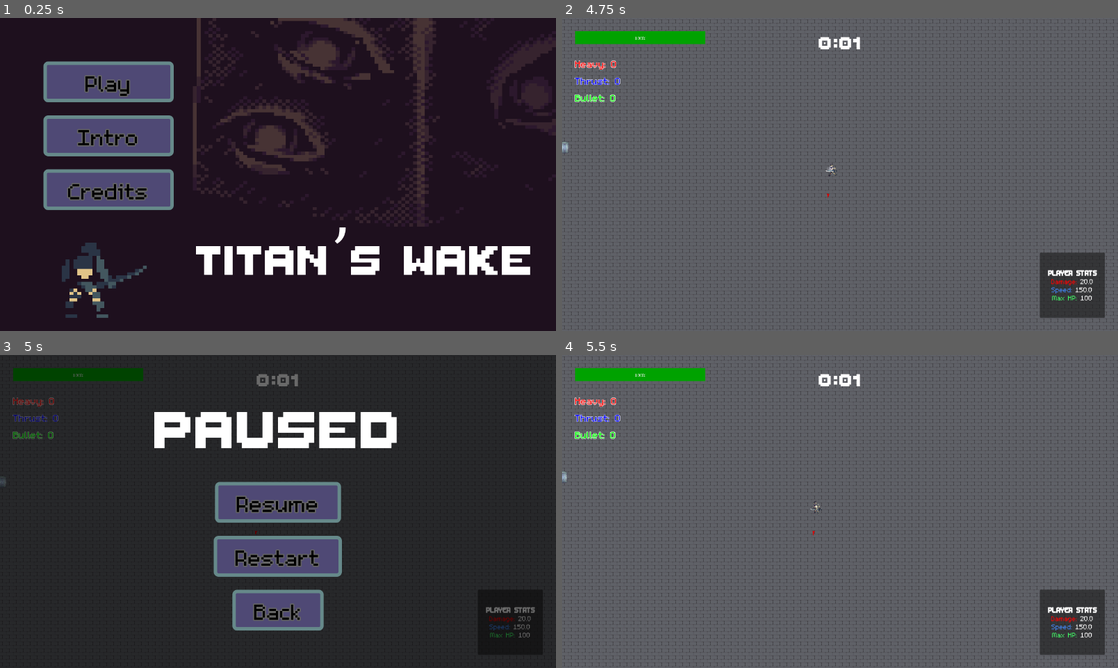
Above: before the commit, frames 1-4 (two rows, left to right).
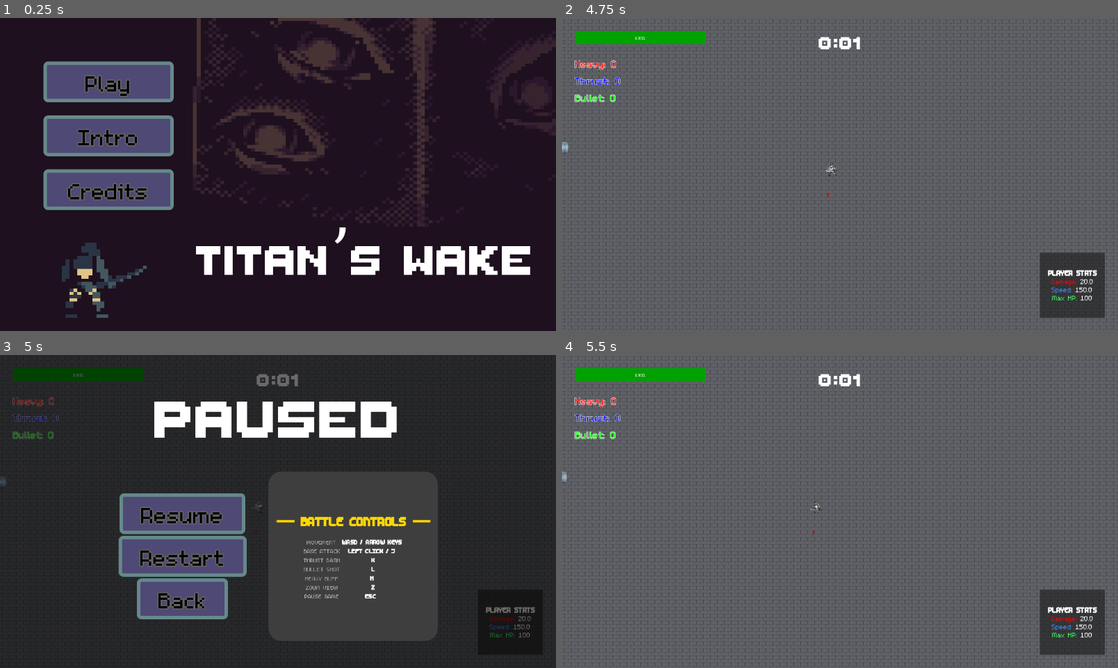
Above: after the commit, the same moments.

Repository: Sai-11011/godot-game-jam
Game: Godot game, scene res://Scenes/start_ui.tscn
Same seed, same stepped clock (60 frames per second), same inputs: the game is played once before the commit and once after it.
Inputs (mouse positions are in pixels of both pictures, inside the frame that each line leads up to):
- Up to frame 1 (0.25 s): no input
- Up to frame 2 (4.75 s): click "Play" at 0.5 s; tap Enter at 1.25 s; move the mouse to (962, 158) at 1.27 s; press the mouse at (962, 158) at 1.28 s; hold D (right) 1.28-2.03 s; move the mouse to (728, 190) at 2.02 s; release the mouse at (728, 190) at 2.03 s; hold S (down) 2.03-2.78 s; tap L (bullet) at 2.1 s; move the mouse to (895, 105) at 2.77 s; hold D (right) 2.78-3.53 s; hold H (heavy) 2.78-3.53 s; move the mouse to (812, 237) at 3.52 s; hold K (thrust) 3.53-4.28 s; tap Z (zoom) at 3.6 s; move the mouse to (1006, 221) at 4.27 s; press the mouse at (1006, 221) at 4.28 s; hold A (left) from 4.28 s (still down)
- Up to frame 3 (5 s): keep holding A (left); tap Escape (ui_cancel) at 4.9 s
- Up to frame 4 (5.5 s): release A (left) at 5 s; release the mouse at (1006, 558) at 5 s; click "Resume" at 5 s

Frames 1-2 are identical in both runs. In frame 3, 21% of the frame differs, in the area x 21-79%, y 14-92%; in frame 4, nothing differs.

Commit message:
Pause menu noe has controls

Diff:
--- a/Scenes/pause_menu.tscn
+++ b/Scenes/pause_menu.tscn
@@ -3,6 +3,13 @@
 [ext_resource type="Script" uid="uid://bhgri8wy67ax7" path="res://Scripts/pause_menu.gd" id="1_1och7"]
 [ext_resource type="FontFile" uid="uid://cgo7riob5uqxg" path="res://Assets/fonts/ThaleahFat.ttf" id="2_bpi0q"]
 [ext_resource type="Theme" uid="uid://bmun2ysgx4il8" path="res://Themes/Button.tres" id="3_vmyb1"]
+
+[sub_resource type="StyleBoxFlat" id="StyleBoxFlat_1och7"]
+bg_color = Color(0.24477637, 0.2447764, 0.24477637, 1)
+corner_radius_top_left = 30
+corner_radius_top_right = 30
+corner_radius_bottom_right = 30
+corner_radius_bottom_left = 30
 
 [node name="PauseMenu" type="CanvasLayer" unique_id=1377678887]
 process_mode = 3
@@ -37,25 +44,62 @@
 text = "PAUSED"
 horizontal_alignment = 1
 
-[node name="ResumeButton" type="Button" parent="VBoxContainer" unique_id=608501807]
+[node name="HBoxContainer" type="HBoxContainer" parent="VBoxContainer" unique_id=1187354737]
+layout_mode = 2
+theme_override_constants/separation = 50
+
+[node name="VBoxContainer" type="VBoxContainer" parent="VBoxContainer/HBoxContainer" unique_id=48869134]
+layout_mode = 2
+size_flags_vertical = 4
+
+[node name="ResumeButton" type="Button" parent="VBoxContainer/HBoxContainer/VBoxContainer" unique_id=608501807]
 layout_mode = 2
 size_flags_horizontal = 4
 size_flags_vertical = 4
 theme = ExtResource("3_vmyb1")
 text = "Resume"
 
-[node name="RestartButton" type="Button" parent="VBoxContainer" unique_id=41297369]
+[node name="RestartButton" type="Button" parent="VBoxContainer/HBoxContainer/VBoxContainer" unique_id=41297369]
 layout_mode = 2
 size_flags_horizontal = 4
 theme = ExtResource("3_vmyb1")
 text = "Restart"
 
-[node name="BackButton" type="Button" parent="VBoxContainer" unique_id=1597708207]
+[node name="BackButton" type="Button" parent="VBoxContainer/HBoxContainer/VBoxContainer" unique_id=1597708207]
 layout_mode = 2
 size_flags_horizontal = 4
 theme = ExtResource("3_vmyb1")
 text = "Back"
 
-[connection signal="pressed" from="VBoxContainer/ResumeButton" to="." method="_on_resume_button_pressed"]
-[connection signal="pressed" from="VBoxContainer/RestartButton" to="." method="_on_restart_button_pressed"]
-[connection signal="pressed" from="VBoxContainer/BackButton" to="." method="_on_back_button_pressed"]
+[node name="Panel" type="Panel" parent="VBoxContainer/HBoxContainer" unique_id=1482012312]
+custom_minimum_size = Vector2(390, 390)
+layout_mode = 2
+theme_override_styles/panel = SubResource("StyleBoxFlat_1och7")
+
+[node name="RichTextLabel" type="RichTextLabel" parent="VBoxContainer/HBoxContainer/Panel" unique_id=2002438933]
+layout_mode = 1
+offset_right = 300.0
+offset_bottom = 300.0
+scale = Vector2(1.3, 1.3)
+bbcode_enabled = true
+text = "[center]
+[font_size=32][b][color=#ffd700]— BATTLE CONTROLS —[/color][/b][/font_size]
+
+[table=2]
+[cell][color=#a3a3a3]MOVEMENT[/color][/cell] [cell][b]WASD / ARROW KEYS[/b][/cell]
+[cell][color=#a3a3a3]BASE ATTACK[/color][/cell] [cell][b]LEFT CLICK / J[/b][/cell]
+[cell][color=#a3a3a3]THRUST DASH[/color][/cell] [cell][b] K[/b][/cell]
+[cell][color=#a3a3a3]BULLET SHOT[/color][/cell] [cell][b] L[/b][/cell]
+[cell][color=#a3a3a3]HEAVY BUFF[/color][/cell] [cell][b]H[/b][/cell]
+[cell][color=#a3a3a3]ZOOM VIEW[/color][/cell] [cell][b] Z[/b][/cell]
+[cell][color=#a3a3a3]PAUSE GAME[/color][/cell] [cell][b]ESC [/b][/cell]
+[/table]
+[/center]
+"
+scroll_active = false
+horizontal_alignment = 1
+vertical_alignment = 1
+
+[connection signal="pressed" from="VBoxContainer/HBoxContainer/VBoxContainer/ResumeButton" to="." method="_on_resume_button_pressed"]
+[connection signal="pressed" from="VBoxContainer/HBoxContainer/VBoxContainer/RestartButton" to="." method="_on_restart_button_pressed"]
+[connection signal="pressed" from="VBoxContainer/HBoxContainer/VBoxContainer/BackButton" to="." method="_on_back_button_pressed"]
